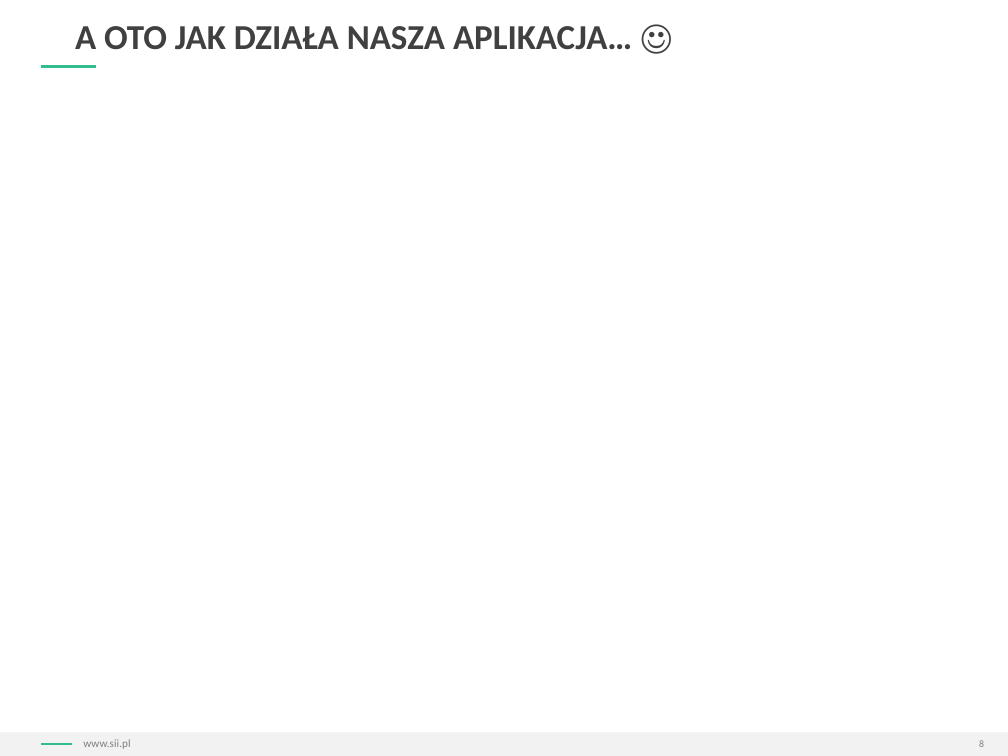
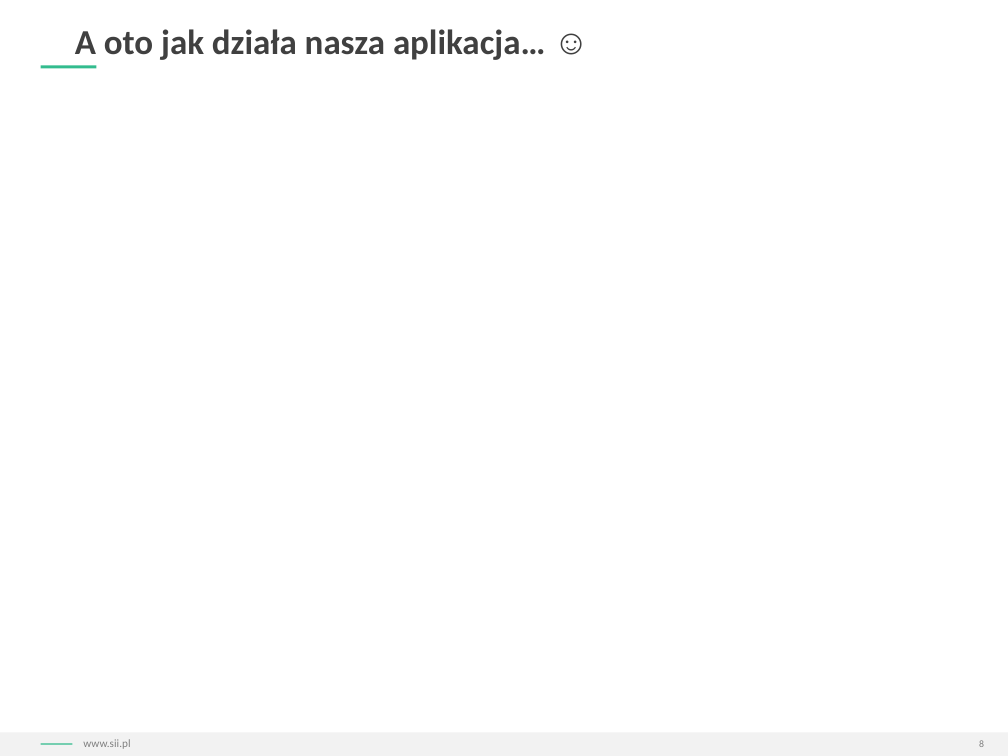
Before and after one commit to Qbicz/iot-home-security-hackathon, a slide deck: slide 8 of PPT_dla_uczestników_LC16.pptx. Drawn at 1008x756 pixels with LibreOffice and Linux fonts; fonts in the diff are those of the drawing; background and template pictures are left out. Boxes give left, top, right and bottom in pixels: in the first picture for what was removed or moved away, otherwise in the second. Text is boxed around its words. In the diff, an @@ line names an element or a change of style, - is before the commit and + after.

```diff
--- a/PPT_dla_uczestników_LC16.pptx
+++ b/PPT_dla_uczestników_LC16.pptx
@@ text at [75,29,545,60]: text changed @@
-A OTO JAK DZIAŁA NASZA APLIKACJA… ☺
+A oto jak działa nasza aplikacja… ☺
@@ line (40, 744) - (73, 744): stroke #33BC8E 1 pt to #33BC8E 0.99 pt @@
```
Also in this commit, not shown: 7 other slides changed, 2 other files.
